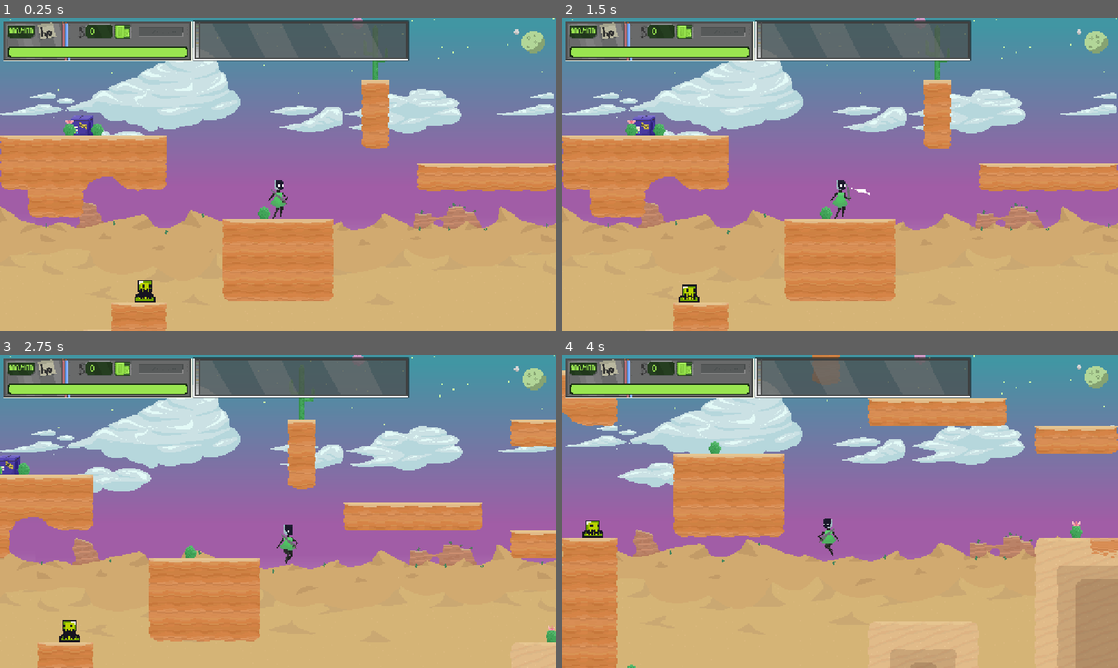
Above: before the commit, frames 1-4 (two rows, left to right).
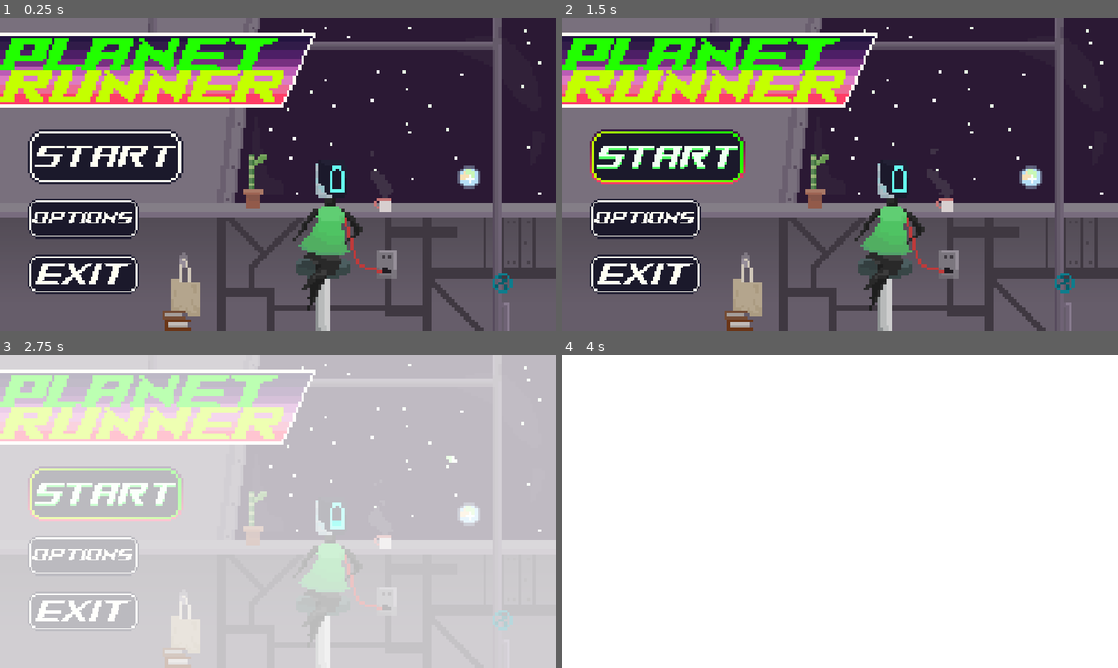
Above: after the commit, the same moments.

Repository: platworki/planet-runner
Game: Godot game, scene res://scenes/menu.tscn
Two runs of this game, one before a commit and one after it. Both use one fixed random seed, a clock stepped at 60 frames per second and the inputs below. Before the commit the project starts from res://scenes/world.tscn.
Inputs (mouse positions are in pixels of both pictures, inside the frame that each line leads up to):
- Up to frame 1 (0.25 s): no input
- Up to frame 2 (1.5 s): click (645, 218) at 0.52 s; click (667, 155) at 1.27 s
- Up to frame 3 (2.75 s): move the mouse to (400, 495) at 2.02 s; hold D (move_right) from 2.03 s (still down); click (400, 495) at 2.1 s; tap Space (jump) at 2.27 s
- Up to frame 4 (4 s): move the mouse to (728, 527) at 2.77 s; click (728, 527) at 2.85 s; tap Space (jump) at 3.02 s; move the mouse to (895, 442) at 3.52 s; release D (move_right) at 3.53 s; hold A (move_left) from 3.53 s (still down); tap Shift (dash) at 3.6 s; click (895, 442) at 3.8 s

The runs differ from the first frame. In frame 1, 99% of the frame differs, in the area x 0-100%, y 0-100%; in frame 2, 99%; in frame 3, 100%; in frame 4, 100%.

Commit message:
menu added + basic enemy AI

Diff:
--- a/project.godot
+++ b/project.godot
@@ -11,15 +11,15 @@
 [application]
 
 config/name="PlanetRunner"
-run/main_scene="uid://dc4m88yus5so8"
+run/main_scene="uid://bd6qne43qq7wc"
 config/features=PackedStringArray("4.5", "Forward Plus")
 run/max_fps=240
 config/icon="res://icon.svg"
 
 [autoload]
 
-Music="*res://scenes/music.tscn"
 GameManager="*res://scripts/game_manager.gd"
+SceneTransitions="*res://scripts/scene_transitions.gd"
 
 [display]
 
--- a/scenes/slime.tscn
+++ b/scenes/enemies/slime.tscn
@@ -87,6 +87,9 @@
 [sub_resource type="RectangleShape2D" id="RectangleShape2D_pjw23"]
 size = Vector2(10, 13)
 
+[sub_resource type="CircleShape2D" id="CircleShape2D_4h4y0"]
+radius = 50.0
+
 [node name="Slime" type="CharacterBody2D"]
 z_index = 3
 scale = Vector2(1.7, 1.7)
@@ -108,7 +111,7 @@
 [node name="AnimatedSprite2D" type="AnimatedSprite2D" parent="."]
 position = Vector2(0, -12)
 sprite_frames = SubResource("SpriteFrames_v5wyi")
-animation = &"damage"
+animation = &"death"
 autoplay = "default"
 
 [node name="Raycasts" type="Node2D" parent="."]
@@ -137,7 +140,24 @@
 wait_time = 0.2
 one_shot = true
 
+[node name="DetectionRange" type="Area2D" parent="."]
+collision_layer = 0
+collision_mask = 2
+
+[node name="CollisionShape2D" type="CollisionShape2D" parent="DetectionRange"]
+position = Vector2(0, -5.5)
+shape = SubResource("CircleShape2D_4h4y0")
+
+[node name="AttackCooldown" type="Timer" parent="."]
+one_shot = true
+
+[node name="IgnorePlayerTimer" type="Timer" parent="."]
+wait_time = 1.5
+one_shot = true
+
 [connection signal="body_entered" from="SlimeHitbox" to="SlimeHitbox" method="_on_body_entered"]
 [connection signal="body_exited" from="SlimeHitbox" to="SlimeHitbox" method="_on_body_exited"]
 [connection signal="timeout" from="SlimeHitbox/DamageIfInside" to="SlimeHitbox" method="_on_damage_timer_timeout"]
 [connection signal="timeout" from="Invincibility" to="." method="_on_invincibility_timeout"]
+[connection signal="body_entered" from="DetectionRange" to="." method="_on_detection_range_body_entered"]
+[connection signal="body_exited" from="DetectionRange" to="." method="_on_detection_range_body_exited"]
--- /dev/null
+++ b/scenes/menu.tscn
@@ -0,0 +1,166 @@
+[gd_scene load_steps=24 format=3 uid="uid://bd6qne43qq7wc"]
+
+[ext_resource type="Script" uid="uid://ht8o1k7qprid" path="res://scripts/menu/menu.gd" id="1_13sgg"]
+[ext_resource type="Texture2D" uid="uid://ikpbtnrmg1ti" path="res://assets/sprites/Menu/main_menu.png" id="1_yqeox"]
+[ext_resource type="Texture2D" uid="uid://d1lpqlhaevehc" path="res://assets/sprites/Menu/start_button.png" id="2_con2f"]
+[ext_resource type="Texture2D" uid="uid://ch8y1xpebdhj0" path="res://assets/sprites/Menu/start_button_select.png" id="3_mhnvy"]
+[ext_resource type="Texture2D" uid="uid://b0crdujs55ab8" path="res://assets/sprites/Menu/options_neutral.png" id="4_v86rl"]
+[ext_resource type="Texture2D" uid="uid://bhs52a82gjqa" path="res://assets/sprites/Menu/options_selected.png" id="5_13sgg"]
+[ext_resource type="Texture2D" uid="uid://cqtw4b6wjf37a" path="res://assets/sprites/Menu/exit_neutral.png" id="6_i6lef"]
+[ext_resource type="Texture2D" uid="uid://iiqkj0cu8d3s" path="res://assets/sprites/Menu/exit_selected.png" id="7_70i5f"]
+
+[sub_resource type="AtlasTexture" id="AtlasTexture_vjb58"]
+atlas = ExtResource("1_yqeox")
+region = Rect2(0, 0, 192, 108)
+
+[sub_resource type="AtlasTexture" id="AtlasTexture_con2f"]
+atlas = ExtResource("1_yqeox")
+region = Rect2(192, 0, 192, 108)
+
+[sub_resource type="AtlasTexture" id="AtlasTexture_mhnvy"]
+atlas = ExtResource("1_yqeox")
+region = Rect2(384, 0, 192, 108)
+
+[sub_resource type="AtlasTexture" id="AtlasTexture_4ytvr"]
+atlas = ExtResource("1_yqeox")
+region = Rect2(576, 0, 192, 108)
+
+[sub_resource type="AtlasTexture" id="AtlasTexture_g3eks"]
+atlas = ExtResource("1_yqeox")
+region = Rect2(768, 0, 192, 108)
+
+[sub_resource type="AtlasTexture" id="AtlasTexture_v86rl"]
+atlas = ExtResource("1_yqeox")
+region = Rect2(960, 0, 192, 108)
+
+[sub_resource type="AtlasTexture" id="AtlasTexture_13sgg"]
+atlas = ExtResource("1_yqeox")
+region = Rect2(1152, 0, 192, 108)
+
+[sub_resource type="AtlasTexture" id="AtlasTexture_i6lef"]
+atlas = ExtResource("1_yqeox")
+region = Rect2(1344, 0, 192, 108)
+
+[sub_resource type="AtlasTexture" id="AtlasTexture_70i5f"]
+atlas = ExtResource("1_yqeox")
+region = Rect2(1536, 0, 192, 108)
+
+[sub_resource type="AtlasTexture" id="AtlasTexture_mj5lg"]
+atlas = ExtResource("1_yqeox")
+region = Rect2(1728, 0, 192, 108)
+
+[sub_resource type="AtlasTexture" id="AtlasTexture_ufwb2"]
+atlas = ExtResource("1_yqeox")
+region = Rect2(1920, 0, 192, 108)
+
+[sub_resource type="AtlasTexture" id="AtlasTexture_6cdou"]
+atlas = ExtResource("1_yqeox")
+region = Rect2(2112, 0, 192, 108)
+
+[sub_resource type="AtlasTexture" id="AtlasTexture_i42df"]
+atlas = ExtResource("1_yqeox")
+region = Rect2(2304, 0, 192, 108)
+
+[sub_resource type="AtlasTexture" id="AtlasTexture_7jp70"]
+atlas = ExtResource("1_yqeox")
+region = Rect2(2496, 0, 192, 108)
+
+[sub_resource type="SpriteFrames" id="SpriteFrames_mxgkd"]
+animations = [{
+"frames": [{
+"duration": 1.0,
+"texture": SubResource("AtlasTexture_vjb58")
+}, {
+"duration": 1.0,
+"texture": SubResource("AtlasTexture_con2f")
+}, {
+"duration": 1.0,
+"texture": SubResource("AtlasTexture_mhnvy")
+}, {
+"duration": 1.0,
+"texture": SubResource("AtlasTexture_4ytvr")
+}, {
+"duration": 1.0,
+"texture": SubResource("AtlasTexture_g3eks")
+}, {
+"duration": 1.0,
+"texture": SubResource("AtlasTexture_v86rl")
+}, {
+"duration": 1.0,
+"texture": SubResource("AtlasTexture_13sgg")
+}, {
+"duration": 1.0,
+"texture": SubResource("AtlasTexture_i6lef")
+}, {
+"duration": 1.0,
+"texture": SubResource("AtlasTexture_70i5f")
+}, {
+"duration": 1.0,
+"texture": SubResource("AtlasTexture_mj5lg")
+}, {
+"duration": 1.0,
+"texture": SubResource("AtlasTexture_ufwb2")
+}, {
+"duration": 1.0,
+"texture": SubResource("AtlasTexture_6cdou")
+}, {
+"duration": 1.0,
+"texture": SubResource("AtlasTexture_i42df")
+}, {
+"duration": 1.0,
+"texture": SubResource("AtlasTexture_7jp70")
+}],
+"loop": true,
+"name": &"background",
+"speed": 8.0
+}]
+
+[node name="Menu" type="Control"]
+layout_mode = 3
+anchors_preset = 15
+anchor_right = 1.0
+anchor_bottom = 1.0
+grow_horizontal = 2
+grow_vertical = 2
+script = ExtResource("1_13sgg")
+
+[node name="AnimatedSprite2D" type="AnimatedSprite2D" parent="."]
+z_index = -1
+scale = Vector2(6.6666665, 6.6666665)
+sprite_frames = SubResource("SpriteFrames_mxgkd")
+animation = &"background"
+autoplay = "background"
+centered = false
+
+[node name="Start" type="TextureButton" parent="."]
+layout_mode = 0
+offset_left = 64.0
+offset_top = 256.0
+offset_right = 421.33334
+offset_bottom = 384.0
+texture_normal = ExtResource("2_con2f")
+texture_hover = ExtResource("3_mhnvy")
+stretch_mode = 4
+
+[node name="Options" type="TextureButton" parent="."]
+layout_mode = 0
+offset_left = 64.0
+offset_top = 416.0
+offset_right = 320.0
+offset_bottom = 512.0
+texture_normal = ExtResource("4_v86rl")
+texture_hover = ExtResource("5_13sgg")
+stretch_mode = 4
+
+[node name="Exit" type="TextureButton" parent="."]
+layout_mode = 0
+offset_left = 64.0
+offset_top = 544.0
+offset_right = 320.0
+offset_bottom = 640.0
+texture_normal = ExtResource("6_i6lef")
+texture_hover = ExtResource("7_70i5f")
+stretch_mode = 4
+
+[connection signal="pressed" from="Start" to="." method="_on_play_pressed"]
+[connection signal="pressed" from="Exit" to="." method="_on_quit_pressed"]
--- a/scenes/world.tscn
+++ b/scenes/world.tscn
@@ -7,9 +7,10 @@
 [ext_resource type="PackedScene" uid="uid://d3m3emstefxwc" path="res://scenes/kill_zone.tscn" id="6_qfnet"]
 [ext_resource type="Texture2D" uid="uid://vhg02018qnjp" path="res://assets/sprites/dry_dry_tileset.png" id="6_w7kh3"]
 [ext_resource type="PackedScene" uid="uid://clyyaxiy3hji8" path="res://scenes/background.tscn" id="7_4mrxx"]
-[ext_resource type="PackedScene" uid="uid://byjpp6ijnt4ie" path="res://scenes/slime.tscn" id="7_i7141"]
+[ext_resource type="PackedScene" uid="uid://byjpp6ijnt4ie" path="res://scenes/enemies/slime.tscn" id="7_i7141"]
 [ext_resource type="PackedScene" uid="uid://c4wwtt3b6puos" path="res://scenes/ui/UI.tscn" id="7_w7kh3"]
 [ext_resource type="PackedScene" uid="uid://c0o1ele2oywt3" path="res://scenes/chest.tscn" id="8_4mrxx"]
+[ext_resource type="PackedScene" uid="uid://m5lnnpajrh2h" path="res://scenes/music.tscn" id="11_e3hyu"]
 
 [sub_resource type="TileSetAtlasSource" id="TileSetAtlasSource_7r4gi"]
 texture = ExtResource("6_w7kh3")
@@ -329,4 +330,6 @@
 z_index = -10
 position = Vector2(0, 220)
 
+[node name="Music" parent="." instance=ExtResource("11_e3hyu")]
+
 [connection signal="body_entered" from="Kill zone" to="Kill zone" method="_on_body_entered"]
--- /dev/null
+++ b/scripts/menu/menu.gd
@@ -0,0 +1,16 @@
+extends Control
+
+@onready var start: TextureButton = $Start
+@onready var options: TextureButton = $Options
+@onready var exit: TextureButton = $Exit
+
+func _on_play_pressed() -> void:
+	start.texture_normal = start.texture_hover
+	start.disabled = true
+	options.disabled = true
+	exit.disabled = true
+
+	SceneTransitions.fade_to_scene("res://scenes/world.tscn")
+
+func _on_quit_pressed():
+	get_tree().quit()
--- /dev/null
+++ b/scripts/scene_transitions.gd
@@ -0,0 +1,26 @@
+extends CanvasLayer
+
+var fade_rect: ColorRect
+
+func _ready():
+	# Renders above all other CanvasLayers
+	layer = 100
+	fade_rect = ColorRect.new()
+	fade_rect.mouse_filter = Control.MOUSE_FILTER_IGNORE
+	fade_rect.color = Color.WHITE
+	fade_rect.modulate.a = 0
+	fade_rect.z_index = 100
+	fade_rect.set_anchors_preset(Control.PRESET_FULL_RECT)
+	add_child(fade_rect)
+
+func fade_to_scene(scene_path: String):
+	var tween = create_tween()
+	tween.tween_property(fade_rect, "modulate:a", 1.0, 2.5).set_trans(Tween.TRANS_QUART)
+	await tween.finished
+
+	# Change scene while white
+	get_tree().change_scene_to_file(scene_path)
+
+	# Fade in from white
+	tween = create_tween()
+	tween.tween_property(fade_rect, "modulate:a", 0.0, 3).set_trans(Tween.TRANS_QUART)
--- a/scripts/slime.gd
+++ b/scripts/slime.gd
@@ -1,66 +1,213 @@
 extends CharacterBody2D
 
+enum State {
+	PATROL,
+	CHASE,
+	ATTACK,
+	EDGE_LOOK # Added this to cleanly handle the 2-second wait
+}
+
+var current_state = State.PATROL
+var player_target = null
+
 const SPEED = 30
+const CHASE_SPEED = 60
+const GRAVITY = 500.0
+const JUMP_KNOCKBACK = -65
+const LUNGE_SPEED = 220
+const LUNGE_FRICTION = 600
+
 var HEALTH = 60
 var DAMAGE = 10
 var direction = 1
-var knockback_force = 60.0
+var knockback_force = 55.0
 var is_knocked_back = false
 var is_invincible = false
 
 @onready var raycast_right_wall: RayCast2D = $Raycasts/RaycastRightWall
 @onready var raycast_left_wall: RayCast2D = $Raycasts/RaycastLeftWall
+@onready var raycast_left_air: RayCast2D = $Raycasts/RaycastLeftAir
+@onready var raycast_right_air: RayCast2D = $Raycasts/RaycastRightAir
 @onready var animated_sprite: AnimatedSprite2D = $AnimatedSprite2D
 @onready var slime_hitbox: CollisionShape2D = $SlimeHitbox/CollisionShape2D
 @onready var invincibility: Timer = $Invincibility
-@onready var raycast_left_air: RayCast2D = $Raycasts/RaycastLeftAir
-@onready var raycast_right_air: RayCast2D = $Raycasts/RaycastRightAir
+@onready var attack_cooldown: Timer = $AttackCooldown
+@onready var ignore_player_timer: Timer = $IgnorePlayerTimer
 
 func _physics_process(delta: float) -> void:
 	if HEALTH <= 0:
-		direction = 0
-		return
-	# If currently in knockback, slowly reduce it
+		return
+
+	if not is_on_floor():
+		velocity.y += GRAVITY * delta
+
 	if is_knocked_back:
 		velocity.x = move_toward(velocity.x, 0, 300 * delta)
-		if abs(velocity.x) < 5:
+		if abs(velocity.x) < 5 and is_on_floor():
 			is_knocked_back = false
+		move_and_slide()
+		return
+
+	# The Actual State Machine
+	match current_state:
+		State.PATROL:
+			patrol()
+			# If we are done ignoring the player and they are still here, chase!
+			if ignore_player_timer.is_stopped() and player_target != null:
+				current_state = State.CHASE
+		State.CHASE:
+			chase_player()
+		State.ATTACK:
+			# Just apply friction. The lunge burst happens in start_attack()
+			velocity.x = move_toward(velocity.x, 0, LUNGE_FRICTION * delta)
+		State.EDGE_LOOK:
+			velocity.x = 0 # Stand completely still
+			# If the player moves behind the slime, snap back to Chase!
+			if player_target != null:
+				var dir_to_player = sign(player_target.global_position.x - global_position.x)
+				if dir_to_player != direction: # 'direction' is where the slime is looking
+					current_state = State.CHASE
+
+	move_and_slide()
+
+# ======================
+# ====== STATES ========
+# ======================
+
+func patrol():
+	if raycast_right_wall.is_colliding() or not raycast_right_air.is_colliding():
+		direction = -1
+	elif raycast_left_wall.is_colliding() or not raycast_left_air.is_colliding():
+		direction = 1
+
+	animated_sprite.flip_h = (direction < 0)
+	velocity.x = direction * SPEED
+
+	if animated_sprite.animation != "default":
+		animated_sprite.play("default")
+
+func chase_player():
+	if player_target == null:
+		current_state = State.PATROL
+		return
+
+	var direction_to_player = sign(player_target.global_position.x - global_position.x)
+
+	# 1. Check for Edges First
+	var edge_detected = false
+	if direction_to_player > 0 and not raycast_right_air.is_colliding():
+		edge_detected = true
+	elif direction_to_player < 0 and not raycast_left_air.is_colliding():
+		edge_detected = true
+
+	if edge_detected:
+		start_edge_look()
+		return
+
+	# 2. Normal Chase
+	direction = direction_to_player
+	animated_sprite.flip_h = (direction < 0)
+	velocity.x = direction * CHASE_SPEED
+
+	if animated_sprite.animation != "default":
+		animated_sprite.play("default")
+
+	# 3. Check for Attack
+	var distance = global_position.distance_to(player_target.global_position)
+	if distance < 30 and attack_cooldown.is_stopped() and is_on_floor():
+		start_attack()
+
+# ======================
+# ====== ACTIONS =======
+# ======================
+
+func start_edge_look():
+	current_state = State.EDGE_LOOK
+	animated_sprite.play("default")
+
+	# Wait for 1.5 seconds looking at the edge
+	await get_tree().create_timer(1.5).timeout
+	if current_state != State.EDGE_LOOK:
+		return # Safety check
+
+	# Turn around, walk away, and ignore the player for 1.5 seconds
+	direction *= -1
+	ignore_player_timer.start(1.5)
+	current_state = State.PATROL
+
+func start_attack():
+	current_state = State.ATTACK
+	velocity.x = 0
+	animated_sprite.play("damage") # Windup animation
+
+	await get_tree().create_timer(0.3).timeout
+	if current_state != State.ATTACK:
+		return
+
+	# LUNGE BURST! (_physics_process handles the sliding friction)
+	animated_sprite.play("death")
+	velocity.x = direction * LUNGE_SPEED
+
+	#can_attack = false
+	attack_cooldown.start()
+
+	await animated_sprite.animation_finished
+	if HEALTH <= 0: return
+
+	# After attack, look around: is the player still here?
+	if player_target != null:
+		current_state = State.CHASE
 	else:
-		# Normal patrol logic
-		if raycast_right_wall.is_colliding() or (not raycast_right_air.is_colliding() and raycast_left_air.is_colliding()):
-			direction = -1
-			animated_sprite.flip_h = true
-		elif raycast_left_wall.is_colliding() or (not raycast_left_air.is_colliding() and raycast_right_air.is_colliding()):
-			direction = 1
-			animated_sprite.flip_h = false
-		velocity.x = direction * SPEED
-
-	move_and_slide()
+		current_state = State.PATROL
+
+# ======================
+# ====== SIGNALS =======
+# ======================
+
+func _on_detection_range_body_entered(body):
+	if body.name == "Player":
+		player_target = body
+		# Instantly chase unless we are currently walking away from an edge
+		if ignore_player_timer.is_stopped() and current_state == State.PATROL:
+			current_state = State.CHASE
+
+func _on_detection_range_body_exited(body):
+	# FIX: Clear the target, but DON'T force a state change.
+	# The state machine will naturally go to PATROL when it realizes player_target is null.
+	if body.name == "Player":
+		player_target = null
 
 func _on_invincibility_timeout() -> void:
 	is_invincible = false
 
+# ======================
+# ====== DAMAGE ========
+# ======================
+
 func take_damage(damage: int, attacker_position: Vector2):
-	if is_invincible:
-		return
+	if is_invincible: return
+
 	HEALTH -= damage
 	print("Slime has ", HEALTH, " HP left!")
 
-	# Play damage animation
 	animated_sprite.play("damage")
 	invincibility.start()
 	is_invincible = true
-	# Compute knockback direction (opposite to attacker)
+
 	if attacker_position != Vector2.ZERO:
 		var knock_dir = sign(global_position.x - attacker_position.x)
 		velocity.x = knock_dir * knockback_force
+		velocity.y = JUMP_KNOCKBACK
 		is_knocked_back = true
+
+		current_state = State.CHASE
 
 	if HEALTH <= 0:
 		die()
 	else:
 		await get_tree().create_timer(invincibility.wait_time).timeout
-		animated_sprite.play("default")
+		if HEALTH > 0 and animated_sprite.animation == "damage":
+			animated_sprite.play("default")
 
 func die():
 	slime_hitbox.set_deferred("disabled", true)
--- a/scripts/ui/ui.gd
+++ b/scripts/ui/ui.gd
@@ -8,16 +8,18 @@
 @onready var hp_label: Label = $UIcontainer/HPcontainer/HPlabel
 @onready var item_grid: GridContainer = $UIcontainer/ItemBar/TextureRect/ItemGrid
 
-
 var player_node = null
 
 func _ready() -> void:
 	await get_tree().process_frame
 	MAX_BAR_WIDTH = health_bar.max_value
-	var player = get_tree().get_nodes_in_group("Player")
-	player_node = player[0]
 
 func _process(_delta: float) -> void:
+	if player_node == null:
+		var players = get_tree().get_nodes_in_group("Player")
+		if not players.is_empty():
+			player_node = players[0]
+		return
 	update_health_bar()
 	update_currency()
 
--- a/scripts/world.gd
+++ b/scripts/world.gd
@@ -7,6 +7,7 @@
 @onready var items_container: Node = $Items
 @onready var chest_container: Node = $Chests
 @onready var shops_container: Node = $Shops
+@onready var ui: CanvasLayer = $UI
 
 func _ready():
 	spawn_item_givers()
Binary file added: assets/sprites/Menu/exit_neutral.png
Binary file added: assets/sprites/Menu/exit_selected.png
Renamed: assets/sprites/main_background-Sheet.png -> assets/sprites/Menu/main_menu.png
Binary file added: assets/sprites/Menu/options_neutral.png
Binary file added: assets/sprites/Menu/options_selected.png
Renamed: assets/sprites/start_button.png -> assets/sprites/Menu/start_button.png
Renamed: assets/sprites/start_button_select.png -> assets/sprites/Menu/start_button_select.png
Not shown: 1 places in scenes/enemies/slime.tscn that only renumber resources
Not shown: 1 places in scenes/world.tscn that only renumber resources
Not shown, added: scripts/menu/menu.gd.uid
Not shown, added: scripts/scene_transitions.gd.uid
